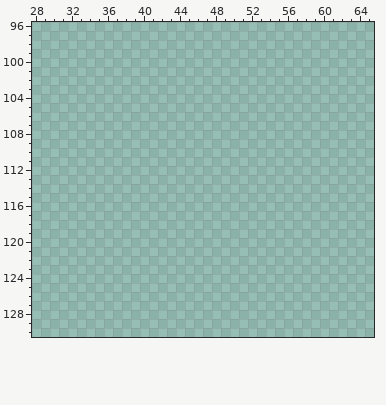
Pixel-art file -- assets/icons/icon.aseprite. That is the earlier state.
256x256 pixels, 1 frame. Colours within 5 levels of each other are drawn and written as one. Shown: x 28..65, y 96..130.
The result:
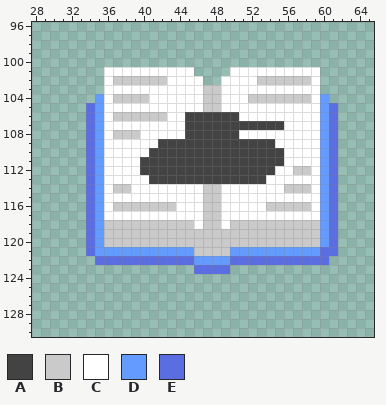
Palette (. is transparent): A #434343  B #cacaca  C #ffffff  D #639bff  E #5b6ee1
Difference:
Changed rows in their new state; - is an unchanged pixel.
Layer "button":
first column x 34:
101 --CCCCCCCCCC----CCCCCCCCCC--
102 --CBBBBBBCCCC--CCCCBBBBBBC--
103 --CCCCCCCCCCCBBCCCCCCCCCCC--
104 -DCBBBBCCCCCCBBCCCBBBBBBBCD-
105 EDCCCCCCCCCCCBBCCCCCCCCCCCDE
106 EDCBBBBBBCCAAAAAACCCCCCCCCDE
107 EDCCCCCCCCCAAAAAAAAAAACCCCDE
108 EDCBBBCCCCCAAAAAACCCCCCCCCDE
109 EDCCCCCCAAAAAAAAAAAAACCCCCDE
110 EDCCCCCAAAAAAAAAAAAAAACCCCDE
111 EDCCCCAAAAAAAAAAAAAAAACCCCDE
112 EDCCCCAAAAAAAAAAAAAAACCBBCDE
113 EDCCCCCAAAAAAAAAAAAACCCCCCDE
114 EDCBBCCCCCCCCBBCCCCCCCBBBCDE
115 EDCCCCCCCCCCCBBCCCCCCCCCCCDE
116 EDCBBBBBBBCCCBBCCCCCBBBBBCDE
117 EDCCCCCCCCCCCBBCCCCCCCCCCCDE
118 EDBBBBBBBBBBCBBCBBBBBBBBBBDE
119 EDBBBBBBBBBBBBBBBBBBBBBBBBDE
120 EDBBBBBBBBBBBBBBBBBBBBBBBBDE
121 EDDDDDDDDDDDBBBBDDDDDDDDDDEE
122 -EEEEEEEEEEEDDDDEEEEEEEEEEE-
123 ------------EEEE------------
Pixel boxes of the changes (left, top, right, bottom) in both pictures:
added: (86, 67, 338, 274)
